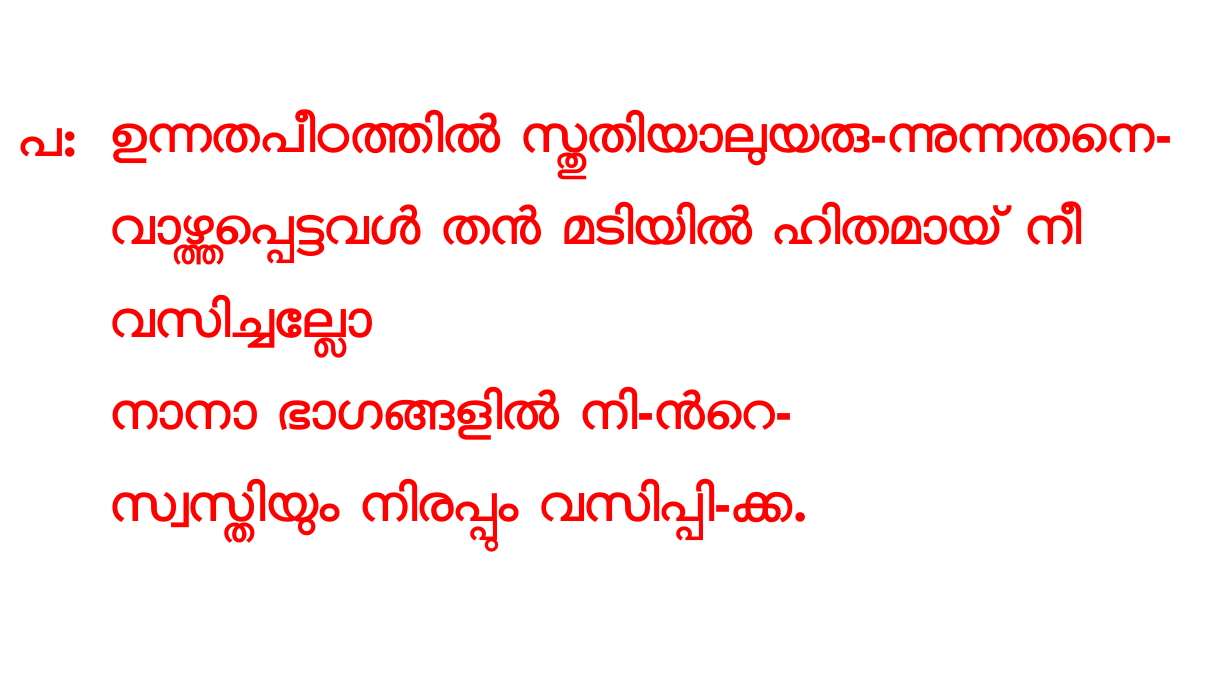
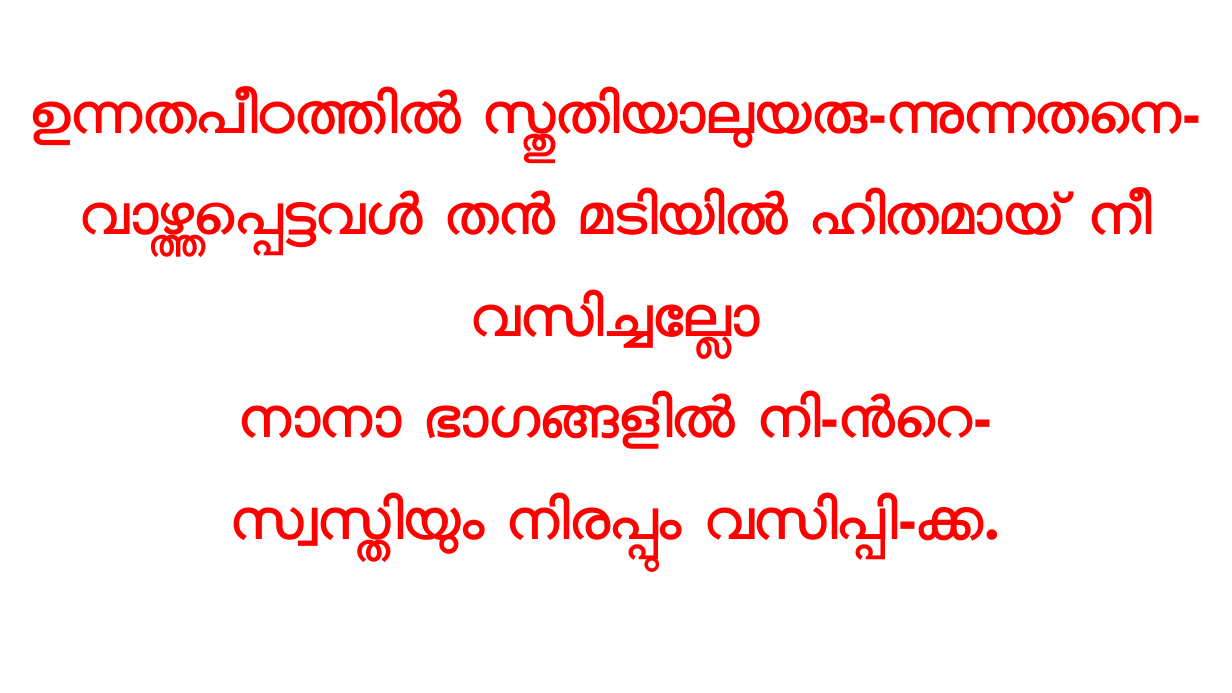
Before and after one commit to gijocode/Church_PPT_Utility, a slide deck: slide 11 of templates/malayalam_service_template.pptx. Drawn at 1232x693 pixels with LibreOffice and Linux fonts; fonts in the diff are those of the drawing. Boxes give left, top, right and bottom in pixels: in the first picture for what was removed or moved away, otherwise in the second. Text is boxed around its words. In the diff, an @@ line names an element or a change of style, - is before the commit and + after.

```diff
--- a/templates/malayalam_service_template.pptx
+++ b/templates/malayalam_service_template.pptx
@@ text "ഉന്നതപീഠത്തില്‍ സ്തുതിയാലുയരു-ന്നുന്നതനെ-" moved from (x1=110, y1=112, x2=1172, y2=536) to (x1=31, y1=88, x2=1201, y2=555) @@
@@ text "ഉന്നതപീഠത്തില്‍ സ്തുതിയാലുയരു-ന്നുന്നതനെ-" at (x1=31, y1=88, x2=1201, y2=555): size 40 to 44 pt; alignment left to centre @@
@@ text removed at (x1=18, y1=128, x2=76, y2=157) @@
-പ:
```
Also in this commit, not shown: 18 other slides changed, 1 other file.
